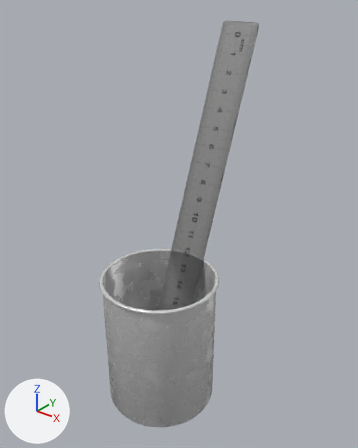
An edit to the glTF model 13/pen-holder.glb, drawn before and after from the same camera.
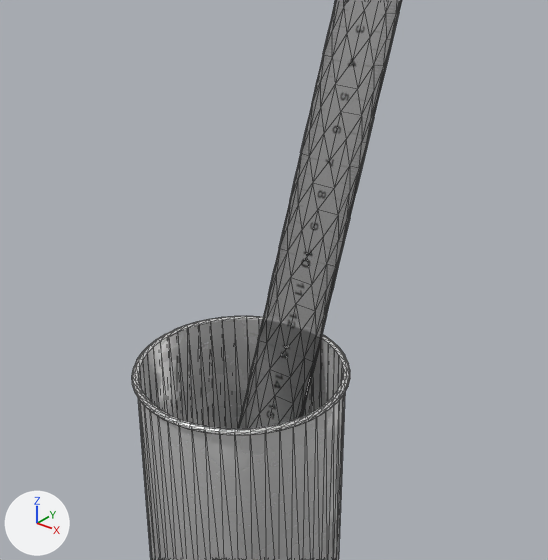
Each version is shown whole from a camera (50 mm lens) standing at (0.246, -0.279, 0.362) and looking at (-0.003, 0.033, 0.169), then close up on the part from 8% to 91% of the width and 17% to 85% of the height. The lights are fixed; the arrows at lower left show +X, +Y and +Z. The older version's two pictures come first. The close-ups show mesh edges as thin lines. Where no turn or scale is listed for an object, it has been applied to the vertices.

In view in the first close-up: 'Mug7_Mug7_0', 'Ruler'.
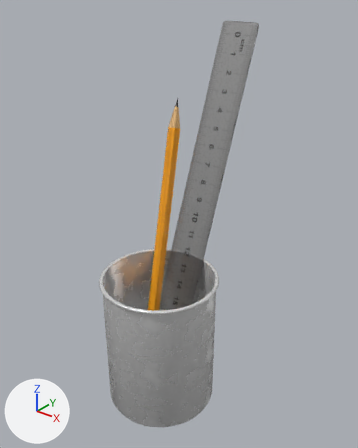
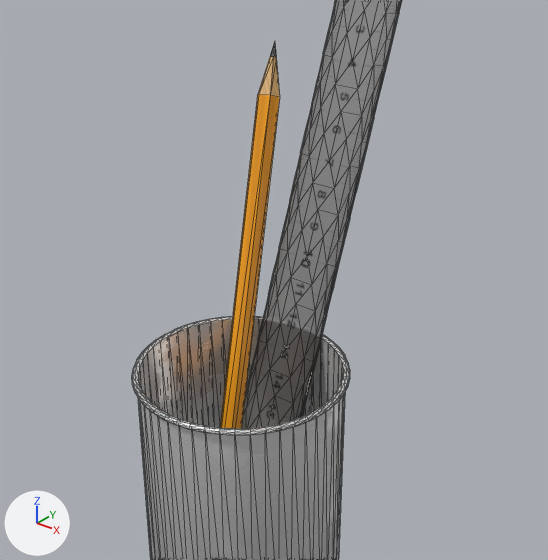
Commit message: 鉛筆追加

Diff of the bpy script that builds the scene:
```diff
--- a/13/pen-holder.glb.py
+++ b/13/pen-holder.glb.py
@@ img_pencilbasecolor @@
+img_pencilbasecolor = load_image('PencilBaseColor', '_unpacked/PencilBaseColor', 256, 128, 'sRGB')
@@ img_pencilroughness @@
+img_pencilroughness = load_image('PencilRoughness', '_unpacked/PencilRoughness', 256, 128, 'Non-Color')
@@ mat_pencilpbr @@
+mat_pencilpbr = bpy.data.materials.new('PencilPBR')
+# uses the picture img_pencilbasecolor
+# uses the picture img_pencilroughness
@@ me_pencil @@
+me_pencil.from_pydata(...)  # 19 vertices, 34 faces; spans x -0.003..0.038, y -0.097..0.0, z -0.262..0.0
+me_pencil.materials.append(mat_pencilpbr)
@@ ob_pencil @@
+ob_pencil = bpy.data.objects.new('Pencil', me_pencil)
+ob_pencil.location = (-0.043, 0.081, 0.2673)
```

Pixel boxes [x1, y1, x2, y2] of what changed, in the close-ups (548 x 560 px):
'Pencil', added (orange)
    after: [220, 42, 280, 429]
